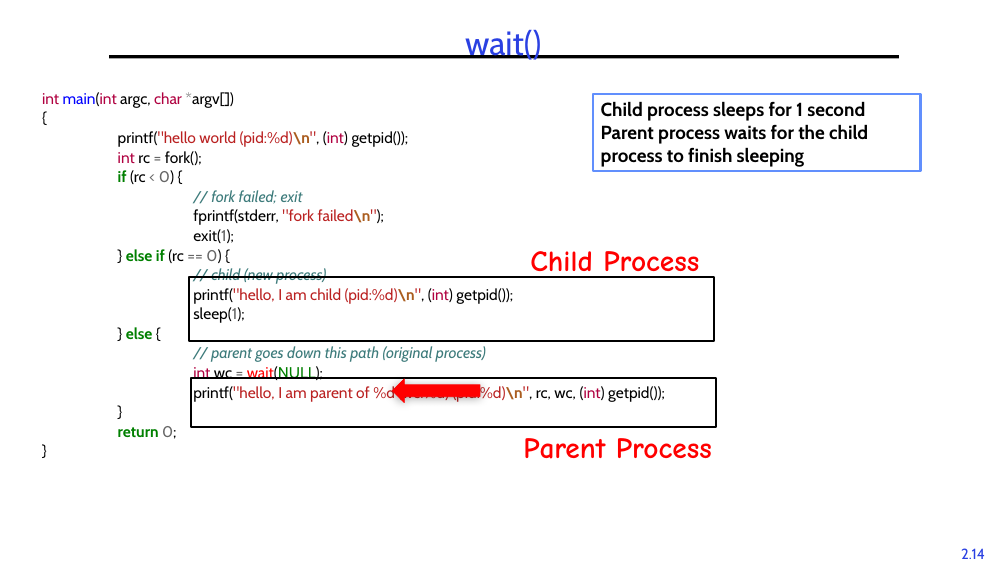
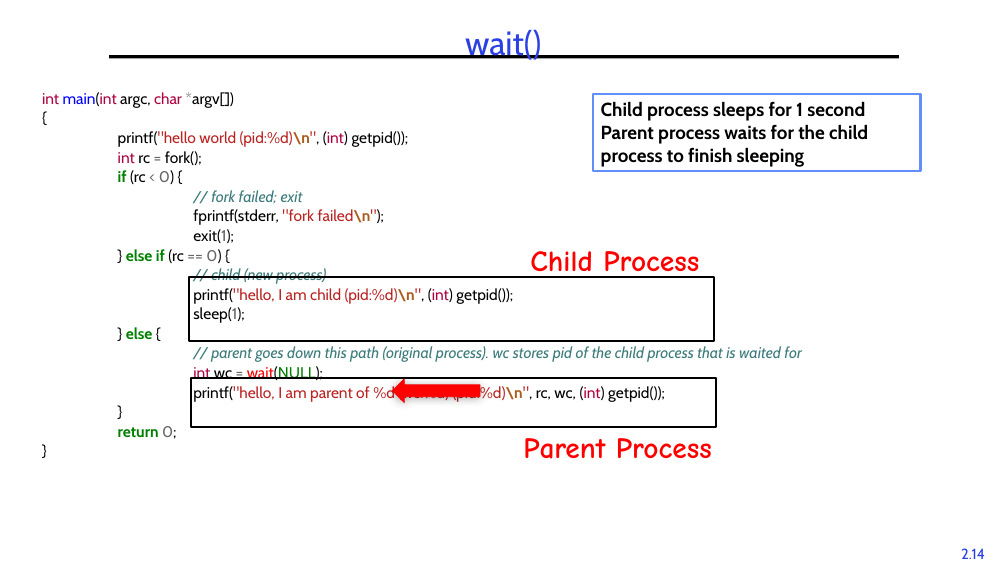
Before and after one commit to guhofstra/CSC256Fa25, a slide deck: slide 14 of PPTs/2-Processes.pptx. Drawn at 1008x567 pixels with LibreOffice and Linux fonts; fonts in the diff are those of the drawing. Boxes give left, top, right and bottom in pixels: in the first picture for what was removed or moved away, otherwise in the second. Text is boxed around its words. In the diff, an @@ line names an element or a change of style, - is before the commit and + after.

```diff
--- a/PPTs/2-Processes.pptx
+++ b/PPTs/2-Processes.pptx
@@ text at box(211, 346, 801, 362): text changed @@
-// parent goes down this path (original process)
+// parent goes down this path (original process). wc stores pid of the child process that is waited for
```
Also in this commit, not shown: 5 other slides changed, 3 other files.
